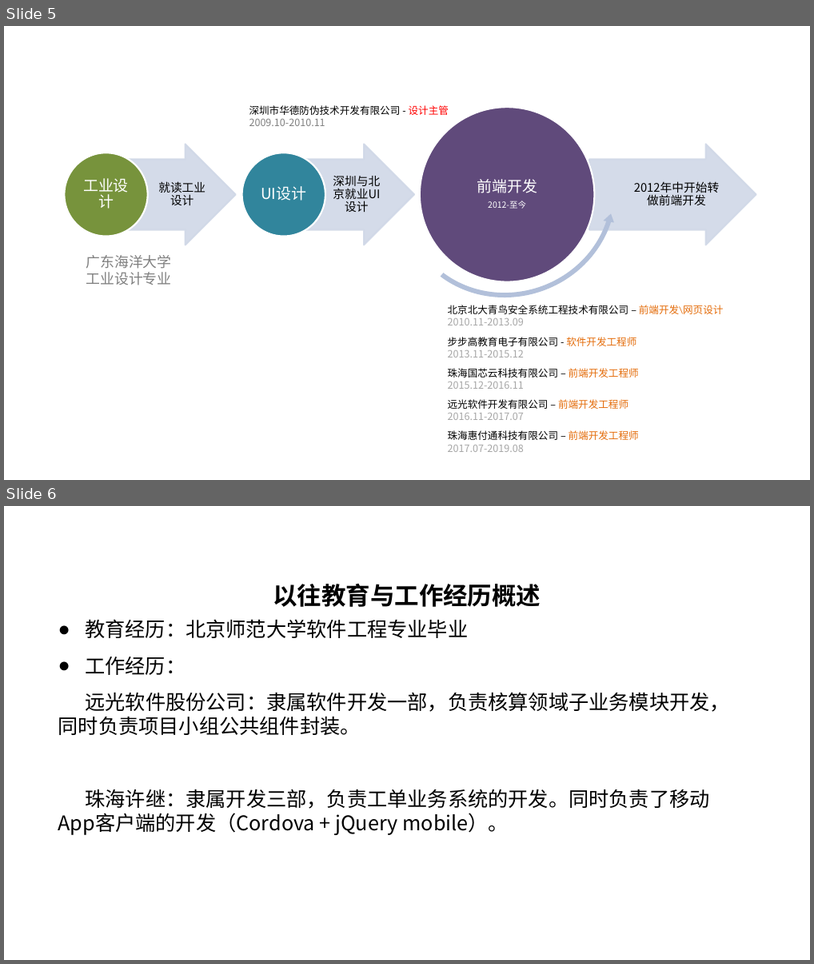
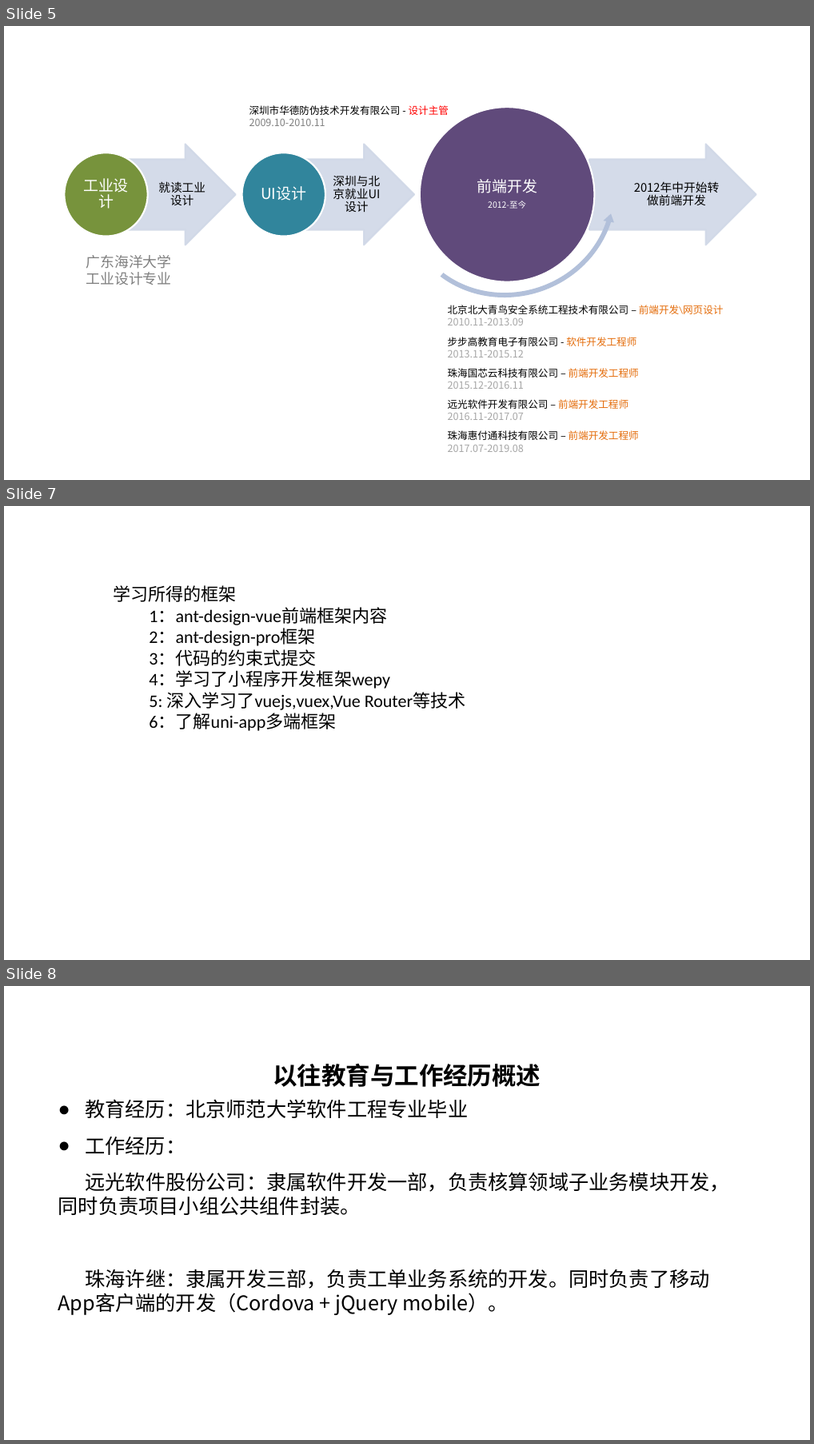
Before and after one commit to zhengyuliang/Blog-Back-Up, a slide deck: ppt/转正答辨汇报_郑宇亮20191125.pptx. Shown one above the other, each under a label of ours: slides 5 and 6 before the commit, slides 5, 7 and 8 after it; the slides between them are not shown. The pictures are 814x964 and 814x1444 pixels, drawn with LibreOffice and Linux fonts; fonts in the diff are those of the drawing; background and template pictures are left out. Boxes give left, top, right and bottom in pixels: in the first picture for what was removed or moved away, otherwise in the second. Text is boxed around its words. In the diff, an @@ line names an element or a change of style, - is before the commit and + after.

```diff
--- a/ppt/转正答辨汇报_郑宇亮20191125.pptx
+++ b/ppt/转正答辨汇报_郑宇亮20191125.pptx
@@ slide 7 added at box(4, 506, 810, 960), background #FFFFFF @@
@@ text added at box(113, 585, 466, 731), 21 pt, text #000000 @@
+学习所得的框架
+  1：ant-design-vue前端框架内容
+  2：ant-design-pro框架
+  3：代码的约束式提交
+  4：学习了小程序开发框架wepy
+  5: 深入学习了vuejs,vuex,Vue Router等技术
+  6：了解uni-app多端框架
@@ what was slide 6 is now slide 8 @@
```
Also in this commit, not shown: 1 other slide added.
